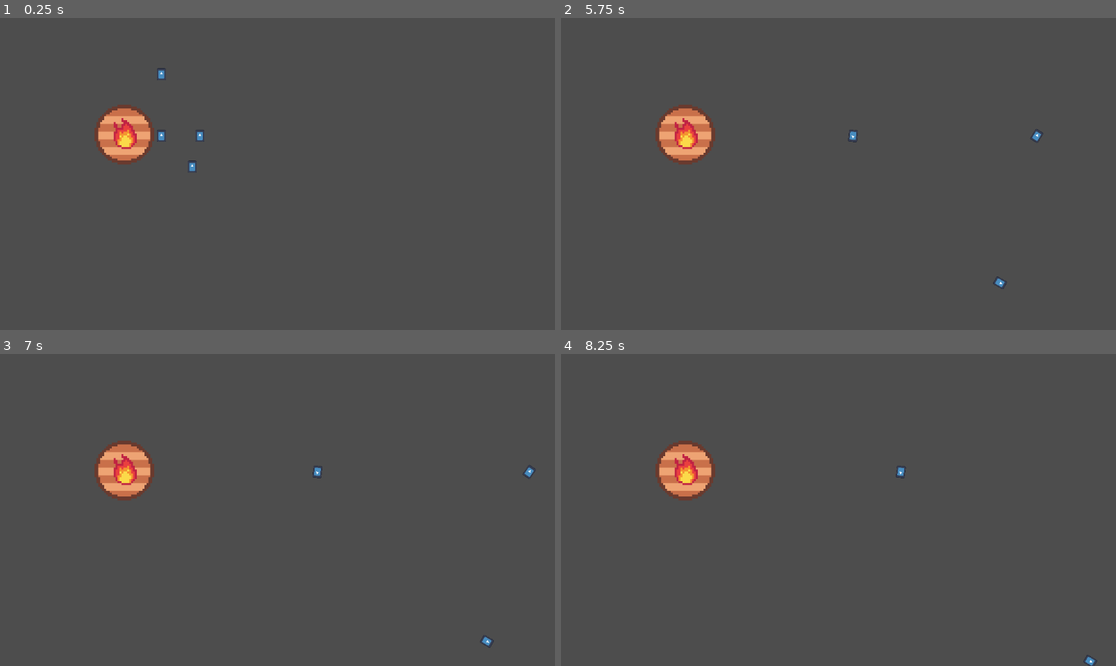
Above: before the commit, frames 1-4 (two rows, left to right).
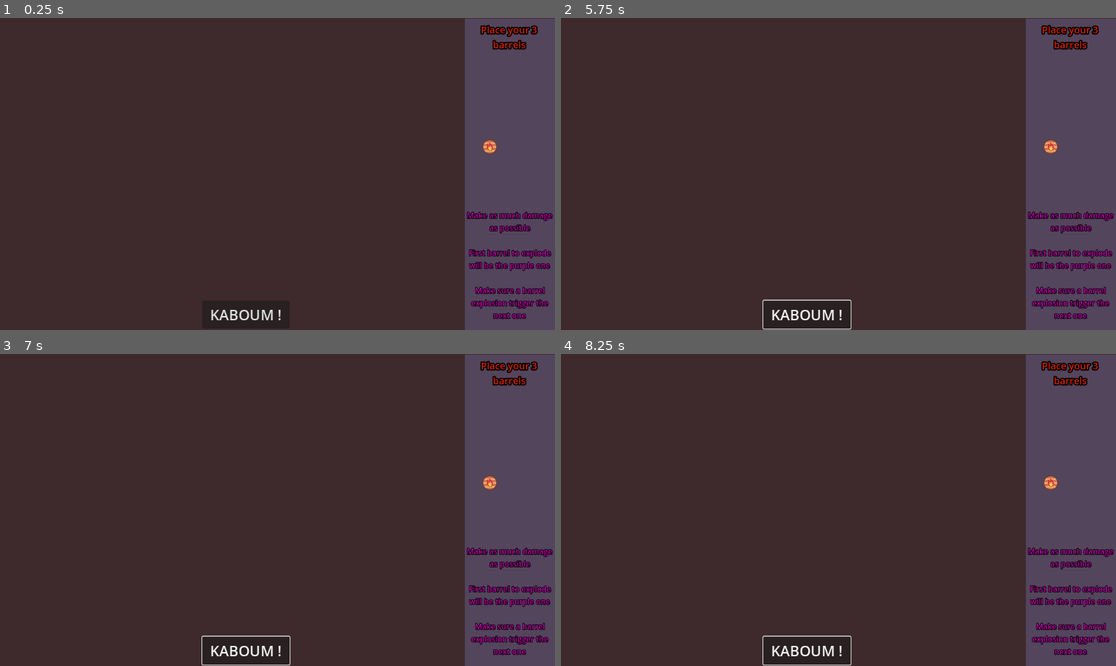
Above: after the commit, the same moments.

Repository: zazak03/kaboum
Game: Godot game, scene res://home.tscn
Two runs of this game, one before a commit and one after it. Both use one fixed random seed, a clock stepped at 60 frames per second and the inputs below. Before the commit the project starts from res://barrel.tscn. The engine's default icon, where the game draws it, is replaced by a stand-in: a white triangle on a blue panel in a dark square.
Inputs (mouse positions are in pixels of both pictures, inside the frame that each line leads up to):
- Up to frame 1 (0.25 s): no input
- Up to frame 2 (5.75 s): click (805, 314) at 0.5 s, where only the run after the commit has a clickable "KABOUM !"; click (805, 314) at 1.25 s, where only the run after the commit has a clickable "KABOUM !"; click (805, 314) at 2 s, where only the run after the commit has a clickable "KABOUM !"; move the mouse to (960, 158) at 2.77 s; click (960, 158) at 2.85 s; move the mouse to (727, 189) at 3.52 s; click (727, 189) at 3.6 s; move the mouse to (894, 105) at 4.27 s; click (894, 105) at 4.35 s; move the mouse to (810, 236) at 5.02 s; click (810, 236) at 5.1 s
- Up to frame 3 (7 s): move the mouse to (444, 556) at 5.77 s; click (444, 556) at 5.85 s; move the mouse to (111, 463) at 6.52 s; click (111, 463) at 6.6 s
- Up to frame 4 (8.25 s): move the mouse to (866, 510) at 7.27 s; click (866, 510) at 7.35 s; move the mouse to (755, 432) at 8.02 s; click (755, 432) at 8.1 s

The runs differ from the first frame. In frame 1, 86% of the frame differs, in the area x 0-100%, y 0-100%; in frame 2, 86%; in frame 3, 86%; in frame 4, 86%.

Commit message:
home

Diff:
--- /dev/null
+++ b/home.gd
@@ -0,0 +1,21 @@
+extends Node2D
+
+var picked = false
+var barrel_position
+var radius
+# Called when the node enters the scene tree for the first time.
+func _ready():
+	radius = 16
+	barrel_position = $StaticBody2D.position
+
+# Called every frame. 'delta' is the elapsed time since the previous frame.
+func _process(delta):
+	if barrel_position.x - radius <= get_global_mouse_position().x and get_global_mouse_position().x <= barrel_position.x + radius and barrel_position.y - radius <= get_global_mouse_position().y and get_global_mouse_position().y <= barrel_position.y + radius :
+		print("inside")
+		if Input.is_action_just_pressed("click"):
+			picked = true
+			print("picked")
+	if picked:
+		if Input.is_action_just_released("click"):
+			picked = false
+		$StaticBody2D.position=get_global_mouse_position()
--- /dev/null
+++ b/home.tscn
@@ -0,0 +1,88 @@
+[gd_scene load_steps=7 format=3 uid="uid://dwdk70c2hin3h"]
+
+[ext_resource type="Script" path="res://home.gd" id="1_p8gtn"]
+[ext_resource type="Texture2D" uid="uid://gcnmahr283dm" path="res://Assets/Sprites/barel-1.png" id="1_yvnna"]
+
+[sub_resource type="LabelSettings" id="LabelSettings_hjkcp"]
+font_size = 20
+font_color = Color(0.823529, 0.133333, 0, 1)
+outline_size = 10
+outline_color = Color(0, 0, 0, 1)
+
+[sub_resource type="LabelSettings" id="LabelSettings_bgafk"]
+font_color = Color(0.756863, 0, 0.662745, 1)
+outline_size = 5
+outline_color = Color(0, 0, 0, 1)
+
+[sub_resource type="Theme" id="Theme_1aiis"]
+default_font_size = 30
+
+[sub_resource type="CircleShape2D" id="CircleShape2D_f6m8s"]
+radius = 16.1245
+
+[node name="home" type="Node2D"]
+script = ExtResource("1_p8gtn")
+
+[node name="ColorRect" type="ColorRect" parent="."]
+offset_right = 1152.0
+offset_bottom = 648.0
+color = Color(0.243137, 0.160784, 0.176471, 1)
+
+[node name="ColorRect2" type="ColorRect" parent="."]
+offset_left = 965.0
+offset_top = 1.0
+offset_right = 1152.0
+offset_bottom = 648.0
+color = Color(0.32549, 0.270588, 0.360784, 1)
+
+[node name="Label" type="Label" parent="ColorRect2"]
+texture_filter = 1
+offset_left = 1.0
+offset_right = 184.0
+offset_bottom = 78.0
+text = "Place your 3  barrels
+"
+label_settings = SubResource("LabelSettings_hjkcp")
+horizontal_alignment = 1
+vertical_alignment = 1
+autowrap_mode = 3
+
+[node name="Label2" type="Label" parent="ColorRect2"]
+texture_filter = 1
+offset_left = 2.0
+offset_top = 397.0
+offset_right = 185.0
+offset_bottom = 644.0
+text = "Make as much damage as possible
+
+First barrel to explode will be the purple one
+
+Make sure a barrel explosion trigger the next one
+"
+label_settings = SubResource("LabelSettings_bgafk")
+horizontal_alignment = 1
+autowrap_mode = 3
+
+[node name="Button" type="Button" parent="."]
+offset_left = 420.0
+offset_top = 587.0
+offset_right = 601.0
+offset_bottom = 645.0
+theme = SubResource("Theme_1aiis")
+text = "KABOUM !"
+
+[node name="StaticBody2D" type="RigidBody2D" parent="."]
+position = Vector2(1016, 267)
+input_pickable = true
+gravity_scale = 0.0
+
+[node name="CollisionShape2D" type="CollisionShape2D" parent="StaticBody2D"]
+shape = SubResource("CircleShape2D_f6m8s")
+debug_color = Color(0, 0.6, 0.701961, 0)
+
+[node name="Barel1" type="Sprite2D" parent="StaticBody2D"]
+texture_filter = 1
+texture = ExtResource("1_yvnna")
+
+[connection signal="input_event" from="StaticBody2D" to="." method="_on_static_body_2d_input_event"]
+[connection signal="mouse_entered" from="StaticBody2D" to="." method="_on_static_body_2d_mouse_entered"]
--- a/project.godot
+++ b/project.godot
@@ -11,9 +11,17 @@
 [application]
 
 config/name="kaboum"
-run/main_scene="res://barrel.tscn"
+run/main_scene="res://home.tscn"
 config/features=PackedStringArray("4.0", "Forward Plus")
 config/icon="res://icon.svg"
+
+[input]
+
+click={
+"deadzone": 0.5,
+"events": [Object(InputEventMouseButton,"resource_local_to_scene":false,"resource_name":"","device":-1,"window_id":0,"alt_pressed":false,"shift_pressed":false,"ctrl_pressed":false,"meta_pressed":false,"button_mask":0,"position":Vector2(0, 0),"global_position":Vector2(0, 0),"factor":1.0,"button_index":1,"pressed":false,"double_click":false,"script":null)
+]
+}
 
 [rendering]
 
